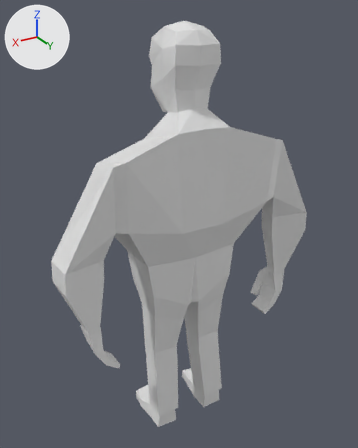
Two versions of the Blender file detailed_character.blend, one commit apart.
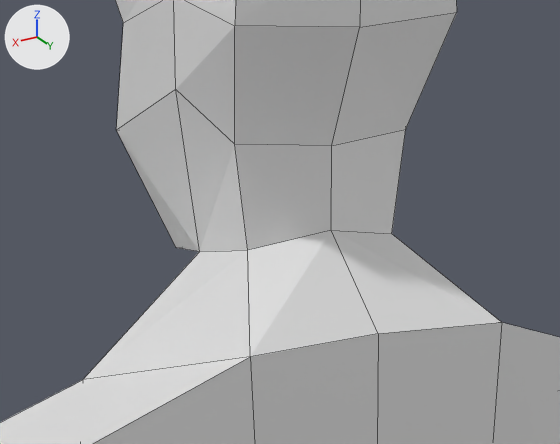
There are two pictures of each version: one whole from a camera (50 mm lens) standing at (1.036, 1.692, 1.893) and looking at (-0.012, -0.056, 1.02), one close up on the part from 35% to 68% of the width and 13% to 34% of the height. The axes (+X, +Y, +Z) are drawn at upper left. The lights are the same throughout. The close-ups show mesh edges as thin lines.

Names of what the first close-up shows: 'Uzzan'.
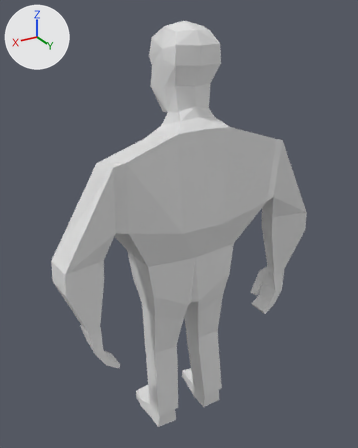
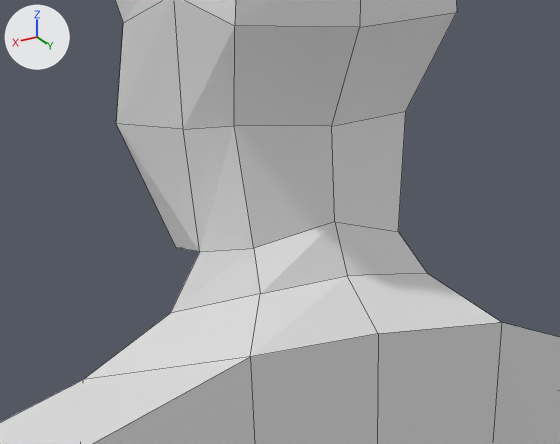
Commit message: Further polished the big man's shape.

Where the change shows, as pixel boxes [x1, y1, x2, y2] in the close-ups (560 x 444 px):
part 1 of me_cube_003, built on
    both: [83, 0, 501, 380]

Edits to the bpy script that builds the scene:
```text
Change me_cube_003:
    where me_cube_003.from_pydata(...)  # 135 vertices, 124 faces; spans x 0.0..3.87, y -1.46..1.13, z -8.25..3.61
    used by ob_uzzan; location = (-0.002, 0.0, 1.304); scale = (0.154, 0.154, 0.154)
    verts and faces of me_cube_003; kept vertices keep their numbers, new ones are numbered from 135
    before: 2 (0.0, -0.9, 0.68), 3 (0.0, 0.97, 1.17) at pixel (378, 333), 8 (0.76, 0.99, 1.14) at pixel (250, 356), 9 (0.76, -0.83, 0.65) at pixel (82, 379), 24 (0.46, -0.03, 1.46) at pixel (199, 251)
    before: 25 (0.0, -0.14, 1.36), 26 (0.0, 0.53, 1.61) at pixel (331, 230), 27 (0.44, 0.43, 1.54) at pixel (247, 250), 36 (0.69, 0.14, 2.32) at pixel (175, 89), 40 (0.0, 0.52, 2.04) at pixel (331, 145)
    before: 43 (0.51, 0.43, 2.07) at pixel (234, 144), 46 (0.55, -0.76, 2.0) at pixel (116, 130), 48 (0.0, -1.03, 1.96)
    me_cube_003 part 1
    add delete_faces([(8, 27, 24, 9), (2, 9, 24, 25), (3, 26, 27, 8), (26, 40, 43, 27)])
    add verts[27] = (0.44, 0.49, 1.56)  # moved, pixel (253, 248)
    add verts[36] = (0.61, 0.08, 2.11)  # moved, pixel (183, 129)
    add verts[40] = (0.0, 0.52, 2.13)  # moved, pixel (331, 126)
    add verts[43] = (0.51, 0.42, 2.16)  # moved, pixel (234, 125)
    add verts[46] = (0.55, -0.76, 2.03)  # moved, pixel (116, 123)
    add verts[48] = (0.0, -1.02, 1.98)  # moved
    add verts[26] = (0.0, 0.68, 1.41)  # moved, pixel (347, 275)
    add verts[135] = (0.0, 0.56, 1.66)  # pixel (334, 221)
    add verts[136] = (0.51, 0.67, 1.37)  # pixel (260, 293)
    add verts[137] = (0.52, -0.26, 1.1)  # pixel (170, 313)
    add verts[138] = (0.0, -0.32, 1.08)
    add faces += [(24, 137, 136, 27), (24, 25, 138, 137), (26, 135, 27, 136), (27, 135, 40, 43), (3, 26, 136, 8), (2, 9, 137, 138)]
    add faces += [(8, 136, 137, 9)]
```
